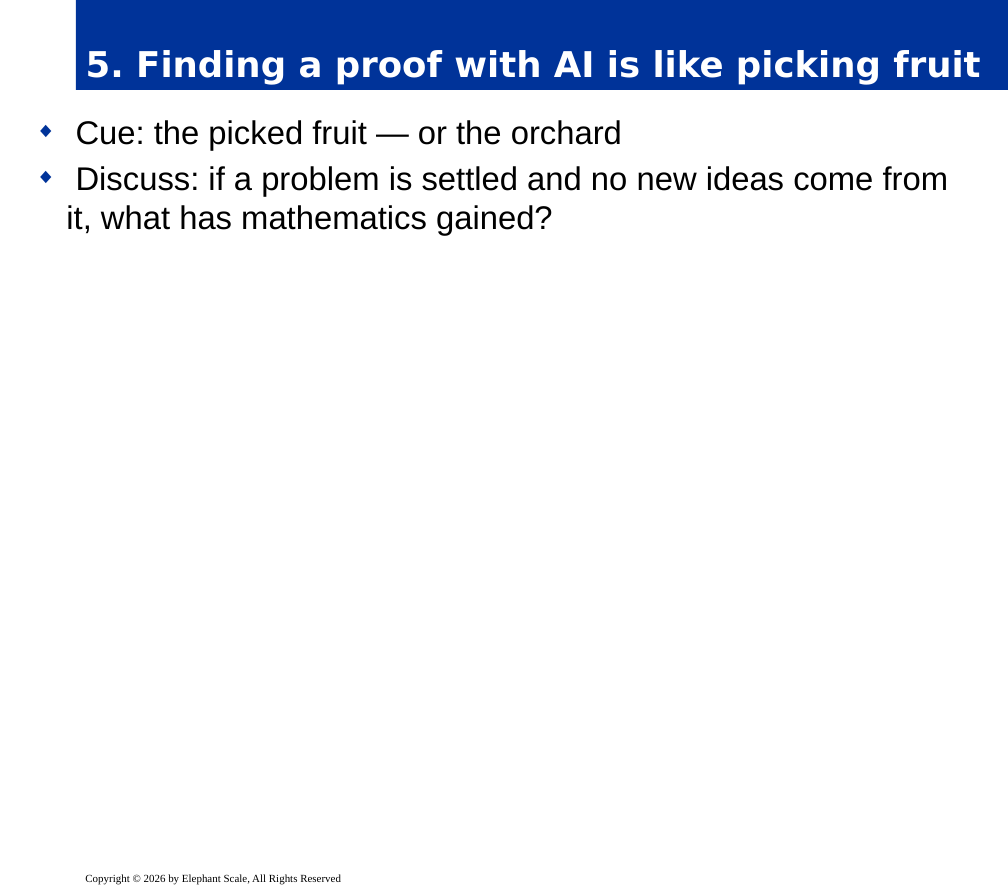
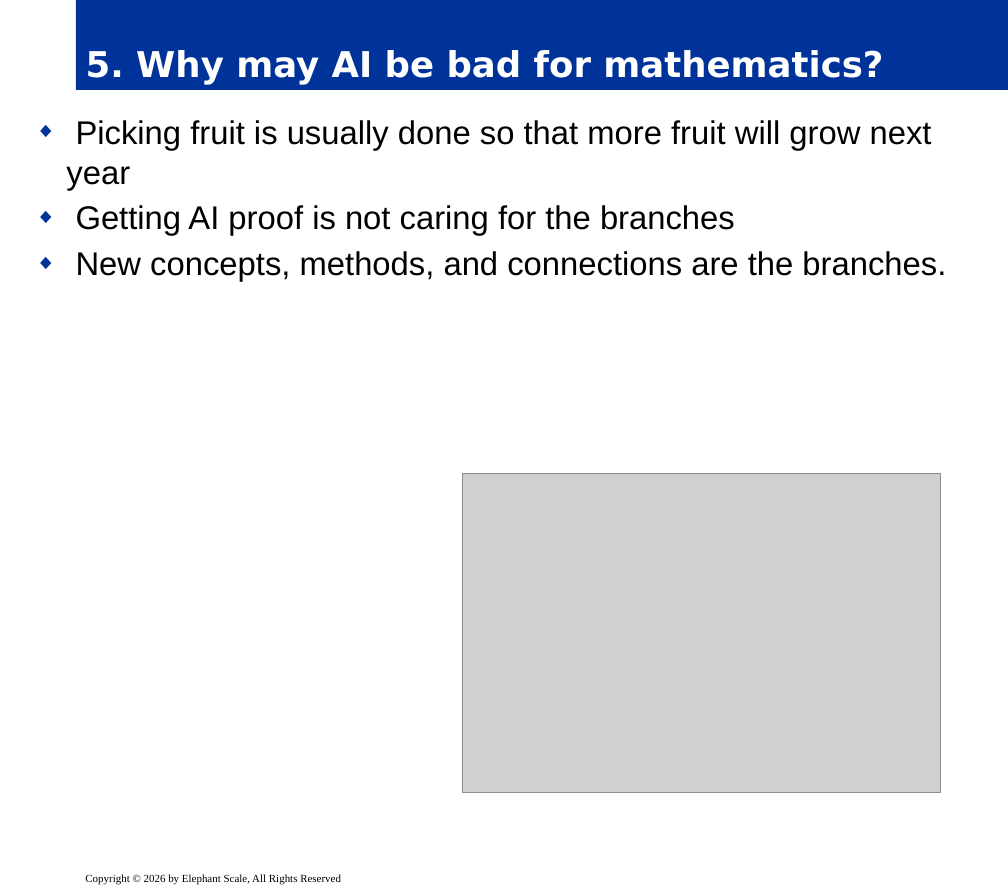
Before and after one commit to elephantscale/OpenAI-labs, a slide deck: slide 7 of 120-eight-questions-on-math-and-AI/slides/release/01__intro.pptx. Drawn at 1008x892 pixels with LibreOffice and Linux fonts; fonts in the diff are those of the drawing; grey boxes stand for pictures; background and template pictures are left out. Boxes give left, top, right and bottom in pixels: in the first picture for what was removed or moved away, otherwise in the second. Text is boxed around its words. In the diff, an @@ line names an element or a change of style, - is before the commit and + after.

```diff
--- a/120-eight-questions-on-math-and-AI/slides/release/01__intro.pptx
+++ b/120-eight-questions-on-math-and-AI/slides/release/01__intro.pptx
@@ title at [86,50,883,85]: text changed @@
-5. Finding a proof with AI is like picking fruit
+5. Why may AI be bad for mathematics?
@@ text at [66,120,946,282]: text changed @@
-◆ Cue: the picked fruit — or the orchard
-◆ Discuss: if a problem is settled and no new ideas come from it, what has mathematics gained?
+◆ Picking fruit is usually done so that more fruit will grow next year
+◆ Getting AI proof is not caring for the branches
+◆ New concepts, methods, and connections are the branches.
@@ picture added at [463,474,941,793] @@
```
Also in this commit, not shown: 8 other slides changed, 1 other file.
